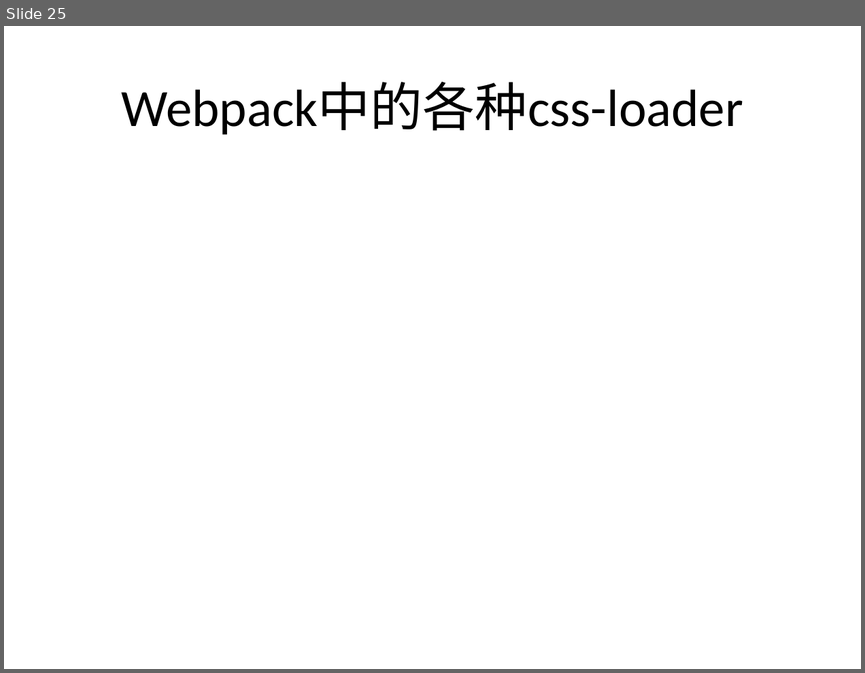
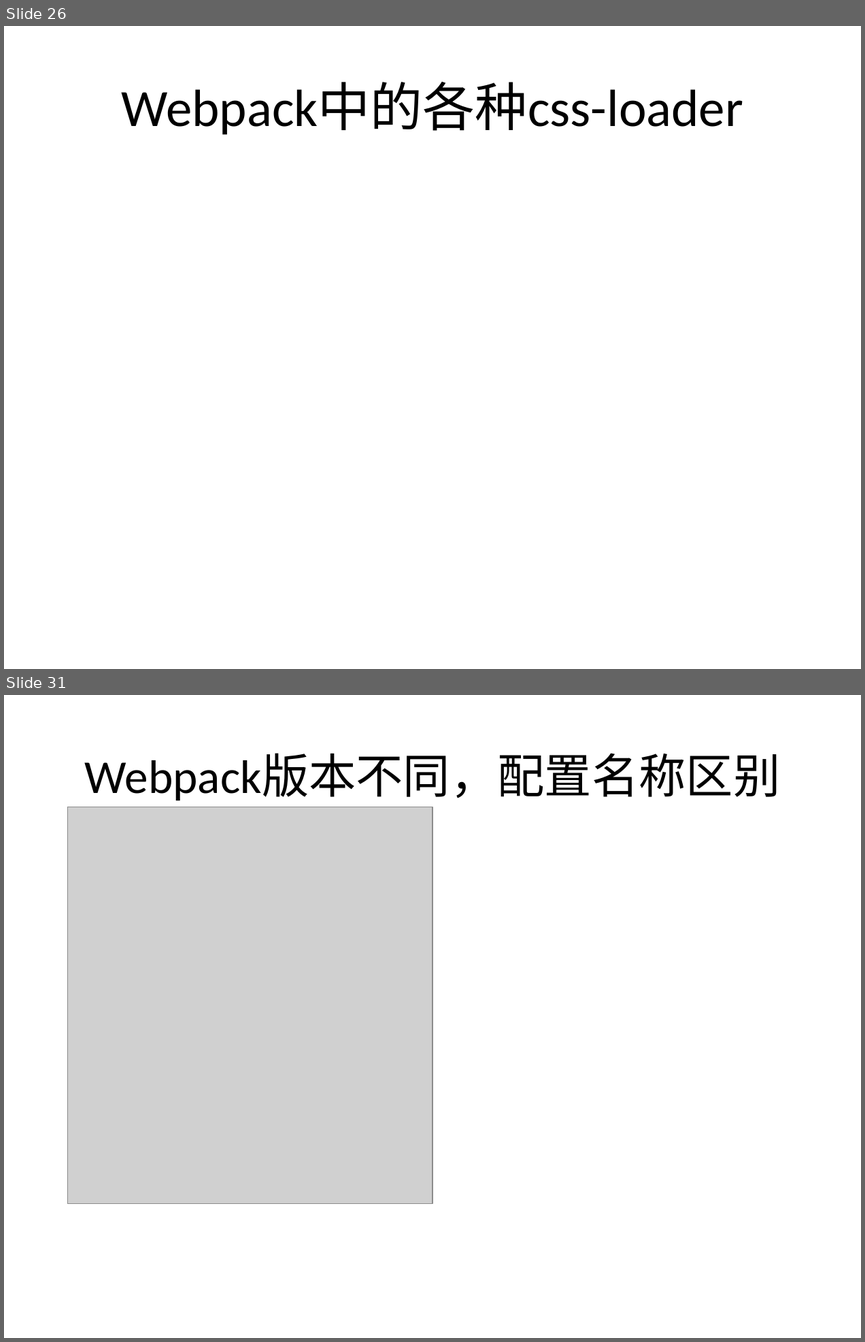
Before and after one commit to jasonLiu001/ng-study-ppt-files, a slide deck: files/Angular2.pptx. Shown one above the other, each under a label of ours: slide 25 before the commit, slides 26 and 31 after it; the slides between them are not shown. The pictures are 865x673 and 865x1342 pixels, drawn with LibreOffice and Linux fonts; fonts in the diff are those of the drawing; grey boxes stand for pictures. Boxes give left, top, right and bottom in pixels: in the first picture for what was removed or moved away, otherwise in the second. Text is boxed around its words. In the diff, an @@ line names an element or a change of style, - is before the commit and + after.

```diff
--- a/files/Angular2.pptx
+++ b/files/Angular2.pptx
@@ slide 31 added at (4, 695, 861, 1338), background #FFFFFF @@
@@ title added at (85, 753, 781, 801), 39.6 pt, text #000000 @@
+Webpack版本不同，配置名称区别
@@ picture added at (67, 807, 432, 1204) @@
@@ what was slide 25 is now slide 26 @@
```
Also in this commit, not shown: 30 other slides changed, 10 other slides added.
